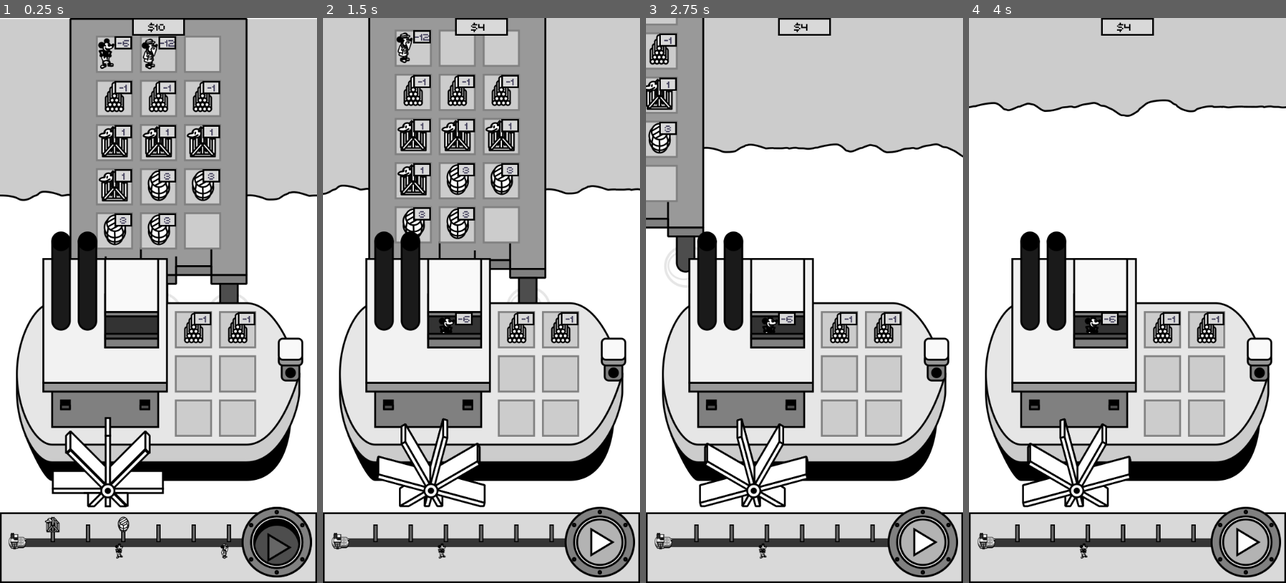
Above: before the commit, frames 1-4 (left to right).
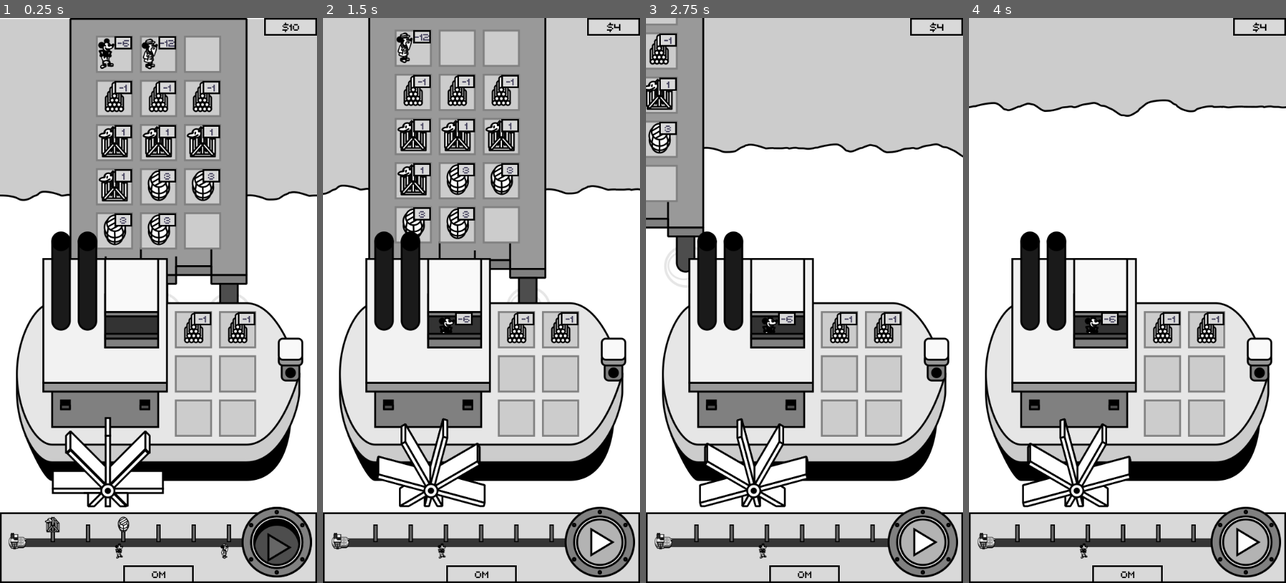
Above: after the commit, the same moments.

Repository: kosinaz/steamboats-of-rogue-river
Game: Godot game, scene res://scenes/world.tscn
The game is run twice, just before and just after one commit, with the same random seed, the same clock (stepped at 60 frames per second) and the same inputs.
Inputs (mouse positions are in pixels of both pictures, inside the frame that each line leads up to):
- Up to frame 1 (0.25 s): no input
- Up to frame 2 (1.5 s): click (437, 51) at 0.52 s; click (598, 543) at 1.25 s
- Up to frame 3 (2.75 s): click (921, 543) at 2 s
- Up to frame 4 (4 s): click (981, 51) at 2.77 s; click (1206, 328) at 3.52 s

The runs differ from the first frame. In frame 1, 0.8% of the frame differs, in the area x 38-100%, y 0-100%; in frame 2, 0.8%; in frame 3, 0.5%; in frame 4, 0.5%.

Commit message:
add mile display

Diff:
--- a/Steamboats of Rogue River/scenes/world.gd
+++ b/Steamboats of Rogue River/scenes/world.gd
@@ -21,6 +21,7 @@
 onready var _boat_item_container: GridContainer = $"%BoatItemContainer"
 onready var _boat_wheel: AnimatedSprite = $"%BoatWheel"
 onready var _river_miles: Node = $"%RiverMiles"
+onready var _mile_label: Label = $"%MileLabel"
 onready var _go_button: TextureButton = $"%GoButton"
 
 # Called when the node enters the scene tree for the first time.
@@ -68,6 +69,7 @@
 		for _i in range(1, 5):
 			_dock_items.add_new_item(item, _dock_id, value, value)
 	_update_river_miles()
+	_mile_label.text = str(_dock_id) + "m"
 
 func _process(_delta) -> void:
 	if _arriving and _dock.position.x == 0:
--- a/Steamboats of Rogue River/scenes/world.tscn
+++ b/Steamboats of Rogue River/scenes/world.tscn
@@ -133,8 +133,8 @@
 texture = ExtResource( 6 )
 
 [node name="BalancePanel" type="Panel" parent="."]
-margin_left = 240.0
-margin_right = 336.0
+margin_left = 480.0
+margin_right = 576.0
 margin_bottom = 32.0
 custom_styles/panel = ExtResource( 18 )
 
@@ -155,6 +155,7 @@
 theme = SubResource( 4 )
 custom_colors/font_color = Color( 0, 0, 0, 1 )
 text = "$10"
+align = 1
 
 [node name="RiverPanel" type="Panel" parent="."]
 margin_top = 896.0
@@ -266,4 +267,30 @@
 texture_pressed = ExtResource( 16 )
 texture_disabled = ExtResource( 16 )
 
+[node name="MilePanel" type="Panel" parent="RiverPanel"]
+margin_left = 224.0
+margin_top = 96.0
+margin_right = 352.0
+margin_bottom = 128.0
+custom_styles/panel = ExtResource( 18 )
+
+[node name="MarginContainer" type="MarginContainer" parent="RiverPanel/MilePanel"]
+anchor_left = 0.5
+anchor_top = 0.5
+anchor_right = 0.5
+anchor_bottom = 0.5
+margin_left = -20.5
+margin_top = -11.0
+margin_right = 20.5
+margin_bottom = 11.0
+
+[node name="MileLabel" type="Label" parent="RiverPanel/MilePanel/MarginContainer"]
+unique_name_in_owner = true
+margin_right = 41.0
+margin_bottom = 22.0
+theme = SubResource( 4 )
+custom_colors/font_color = Color( 0, 0, 0, 1 )
+text = "1m"
+align = 1
+
 [connection signal="pressed" from="RiverPanel/GoButton" to="." method="_on_go_button_pressed"]
